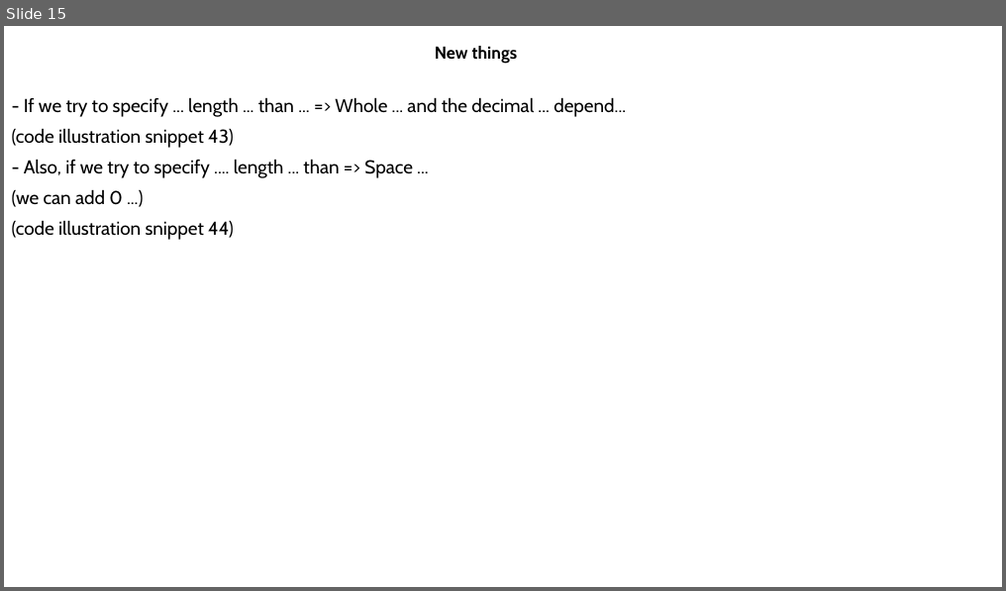
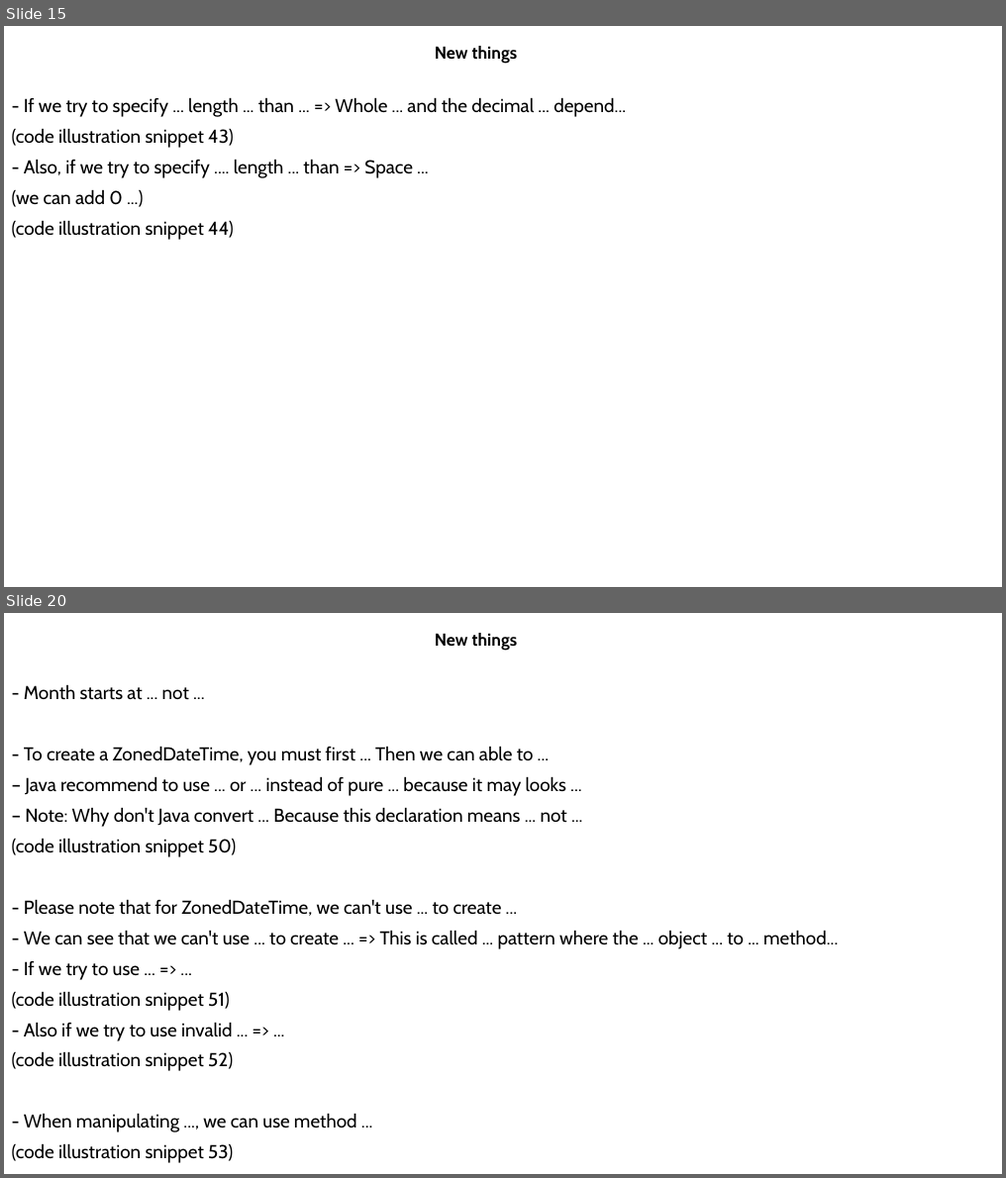
Before and after one commit to MaiDinhVinh/CS-Java, a slide deck: OCP17/JSE17 Migration.pptx. Shown one above the other, each under a label of ours: slide 15 before the commit, slides 15 and 20 after it; the slides between them are not shown. The pictures are 1006x591 and 1006x1178 pixels, drawn with LibreOffice and Linux fonts; fonts in the diff are those of the drawing. Boxes give left, top, right and bottom in pixels: in the first picture for what was removed or moved away, otherwise in the second. Text is boxed around its words. In the diff, an @@ line names an element or a change of style, - is before the commit and + after.

Commit message:
java 17 migration part 2 completed

```diff
--- a/OCP17/JSE17 Migration.pptx
+++ b/OCP17/JSE17 Migration.pptx
@@ slide 20 added at (4, 613, 1002, 1174), background #FFFFFF @@
@@ subtitle added at (435, 633, 518, 651), 16.6 pt, text #000000, bold @@
+New things
@@ text added at (12, 685, 838, 1163), 18 pt, text #000000 @@
+- Month starts at ... not ...
+- To create a ZonedDateTime, you must first ... Then we can able to ...
+– Java recommend to use ... or ... instead of pure ... because it may looks ...
+– Note: Why don't Java convert ... Because this declaration means ... not ...
+(code illustration snippet 50)
+- Please note that for ZonedDateTime, we can't use ... to create ...
+- We can see that we can't use ... to create ... => This is called ... pattern where the ... object ... to ... method...
+- If we try to use ... => ...
+(code illustration snippet 51)
+- Also if we try to use invalid ... => ...
+(code illustration snippet 52)
+- When manipulating ..., we can use method ...
+(code illustration snippet 53)
```
Also in this commit, not shown: 13 other slides added.
